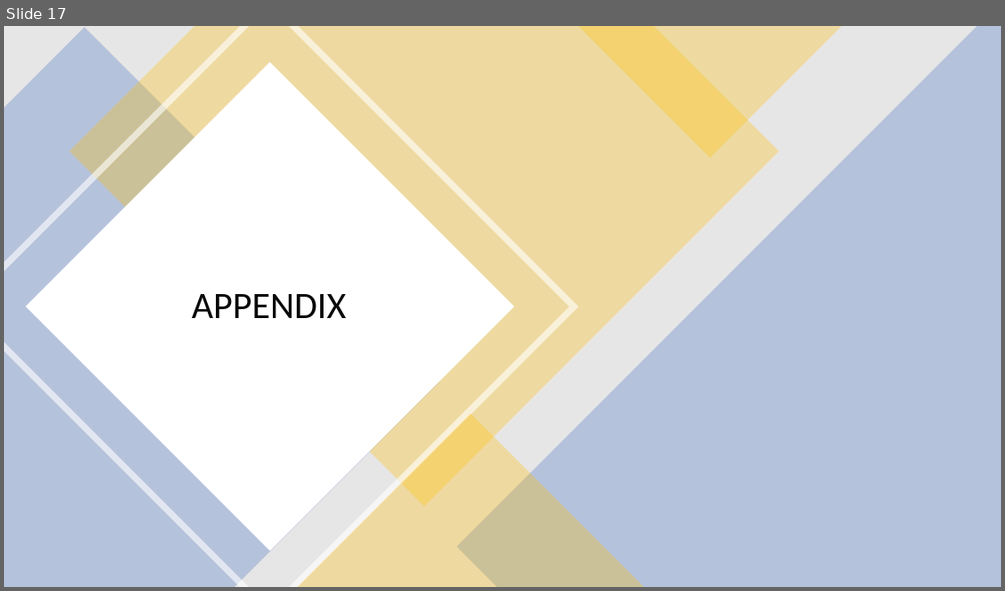
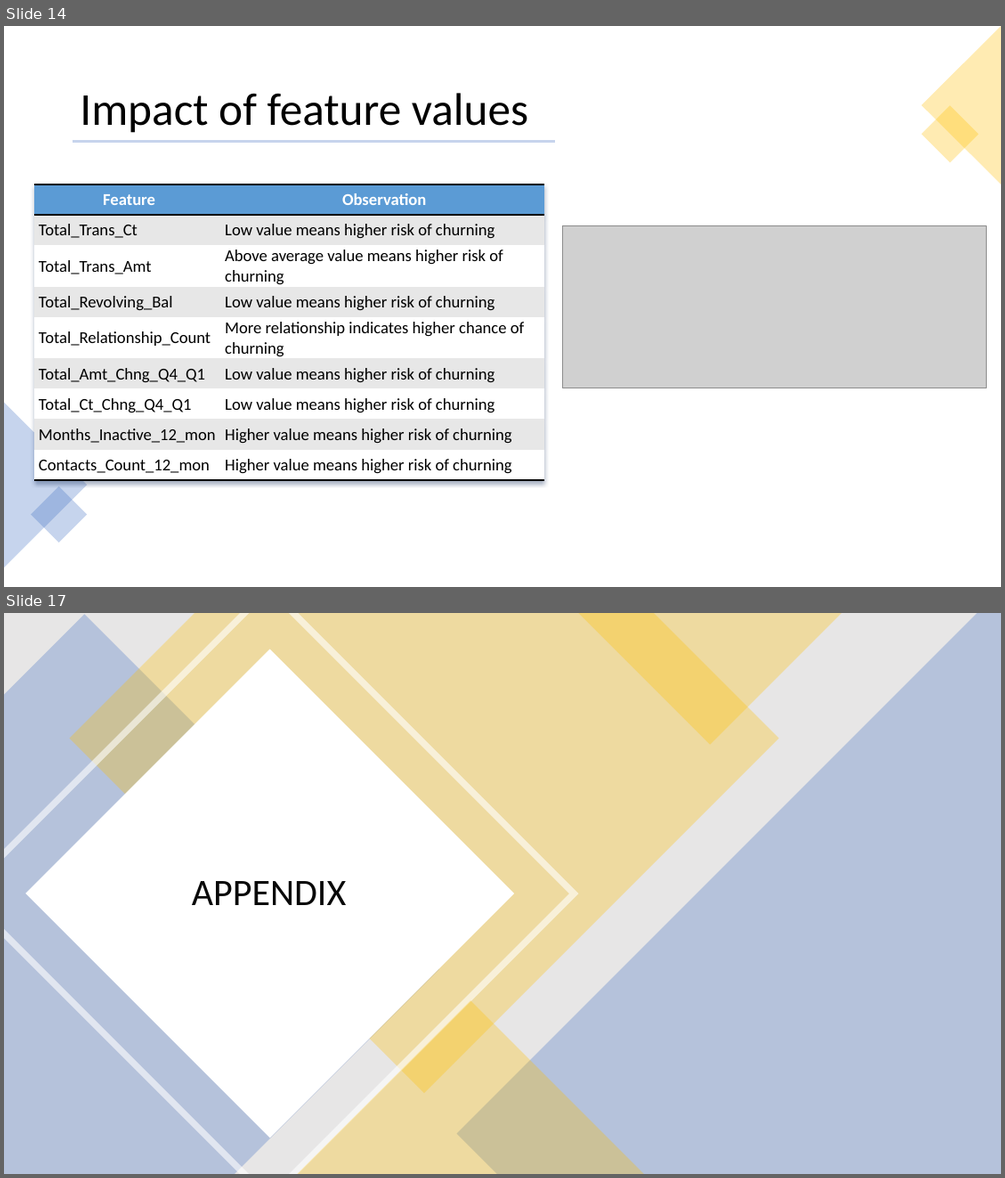
Before and after one commit to tamjid-ahsan/capstone_customer_churn, a slide deck: presentation.pptx. Shown one above the other, each under a label of ours: slide 17 before the commit, slides 14 and 17 after it; the slides between them are not shown. The pictures are 1005x591 and 1005x1178 pixels, drawn with LibreOffice and Linux fonts; fonts in the diff are those of the drawing; grey boxes stand for pictures. Boxes give left, top, right and bottom in pixels: in the first picture for what was removed or moved away, otherwise in the second. Text is boxed around its words. In the diff, an @@ line names an element or a change of style, - is before the commit and + after.

```diff
--- a/presentation.pptx
+++ b/presentation.pptx
@@ slide 14 added at [4, 26, 1001, 587], background #FFFFFF @@
@@ triangle added at [922, 26, 1001, 184], fill #FFC000 at 30% opacity @@
@@ title added at [80, 93, 528, 133], 44 pt, text #000000 @@
+Impact of feature values
@@ rectangle added at [922, 106, 979, 163], fill #FFC000 at 30% opacity @@
@@ line added from (73, 141) to (556, 141), #C7D4ED 3 pt @@
@@ table added at [34, 184, 544, 478], 9 rows, 2 columns @@
+Feature | Observation
+Total_Trans_Ct | Low value means higher risk of churning
+Total_Trans_Amt | Above average value means higher risk of churning
+Total_Revolving_Bal | Low value means higher risk of churning
+Total_Relationship_Count | More relationship indicates higher chance of churning
+Total_Amt_Chng_Q4_Q1 | Low value means higher risk of churning
+Total_Ct_Chng_Q4_Q1 | Low value means higher risk of churning
+Months_Inactive_12_mon | Higher value means higher risk of churning
+Contacts_Count_12_mon | Higher value means higher risk of churning
@@ picture added at [563, 225, 987, 388] @@
@@ triangle added at [4, 402, 87, 567], fill #4472C4 at 30% opacity @@
@@ rectangle added at [31, 486, 87, 542], fill #4472C4 at 30% opacity @@
```
Also in this commit, not shown: 3 slides changed, 1 other slide added, 2 slides removed, 18 other files.
